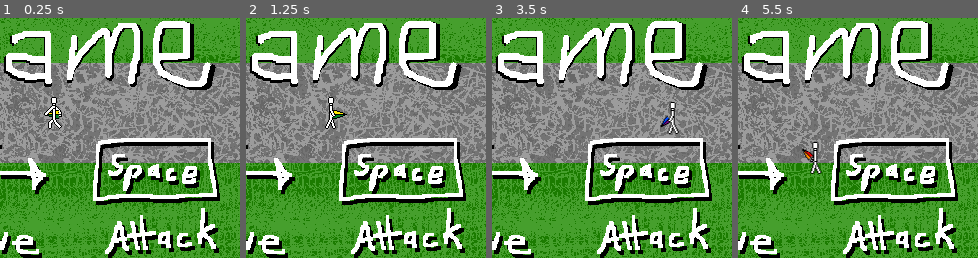
Above: before the commit, frames 1-4 (left to right).
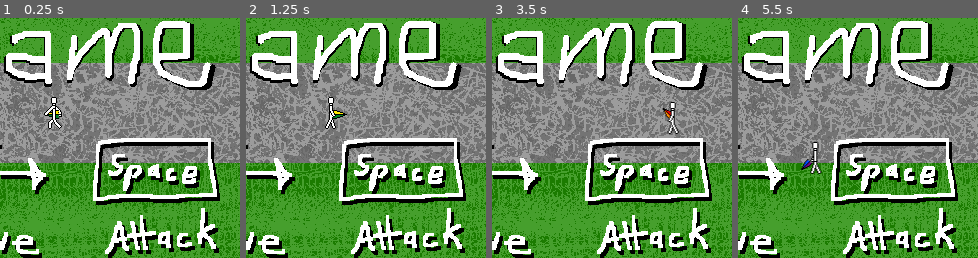
Above: after the commit, the same moments.

Repository: Qmtfive/GooseGame
Game: Godot game, scene res://Level.tscn
Same seed, same stepped clock (60 frames per second), same inputs: the game is played once before the commit and once after it.
Inputs:
- Up to frame 1 (0.25 s): no input
- Up to frame 2 (1.25 s): tap Enter at 0.5 s; hold Right (ui_right) from 0.53 s (still down); tap Space (ui_select) at 0.77 s
- Up to frame 3 (3.5 s): release Right (ui_right) at 1.28 s; hold Down (ui_down) 1.28-2.03 s; tap Space (ui_select) at 1.52, 3.02 s; hold Right (ui_right) 2.03-2.78 s; hold Up (ui_up) from 2.78 s (still down)
- Up to frame 4 (5.5 s): release Up (ui_up) at 3.53 s; hold Left (ui_left) 3.53-5.03 s; tap Space (ui_select) at 3.77, 4.52 s; hold Down (ui_down) from 5.03 s (still down)
The pictures show only the part of the screen within x 37-87%, y 30-80%; the shares and areas given below are measured in that part.

Frames 1-2 are identical in both runs. In frame 3, 0.2% of the frame differs, in the area x 70-75%, y 37-46%; in frame 4, 0.2%, in the area x 26-33%, y 54-64%.

Commit message:
locked window and minor animation fix

Diff:
--- a/Level.tscn
+++ b/Level.tscn
@@ -82,6 +82,7 @@
 [node name="PlayerAnims" type="AnimatedSprite" parent="Player"]
 frames = SubResource( 1 )
 animation = "Attack"
+frame = 2
 playing = true
 
 [node name="CollisionShape2D" type="CollisionShape2D" parent="Player"]
--- a/Player.gd
+++ b/Player.gd
@@ -47,9 +47,9 @@
 		if velocity.length() > 0:
 			velocity = velocity.normalized() * speed
 		if velocity.y > 0:
+			anims.play("WalkDown")
+		elif velocity.y < 0:
 			anims.play("WalkUp")
-		elif velocity.y < 0:
-			anims.play("WalkDown")
 		elif velocity.x != 0:
 			anims.play("WalkSide")
 			anims.flip_h = velocity.x > 0
--- a/project.godot
+++ b/project.godot
@@ -18,6 +18,7 @@
 
 window/size/width=480
 window/size/height=480
+window/size/resizable=false
 
 [layer_names]
 
